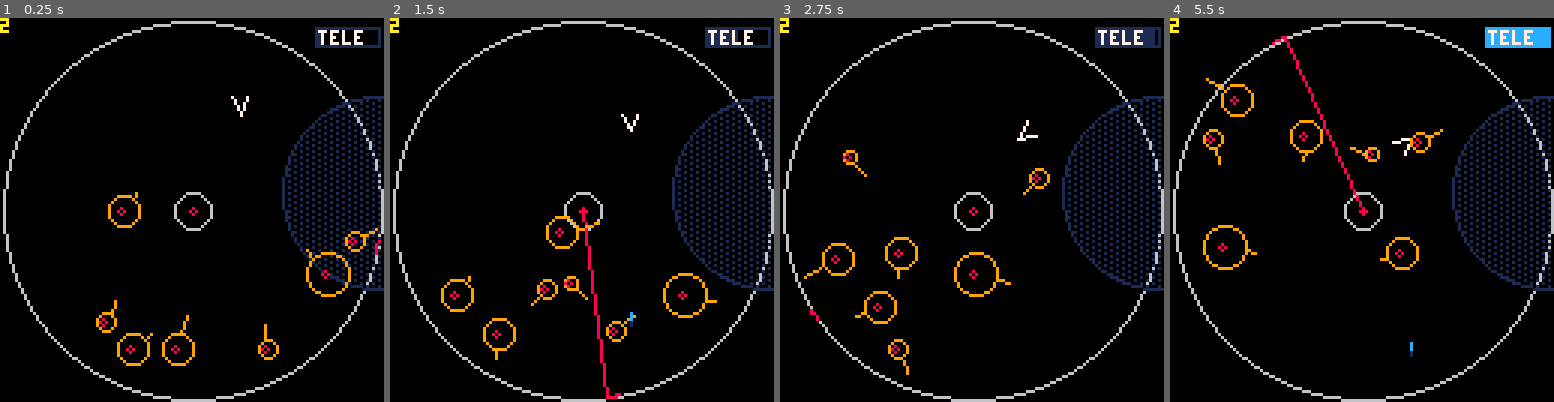
Above: before the commit, frames 1-4 (left to right).
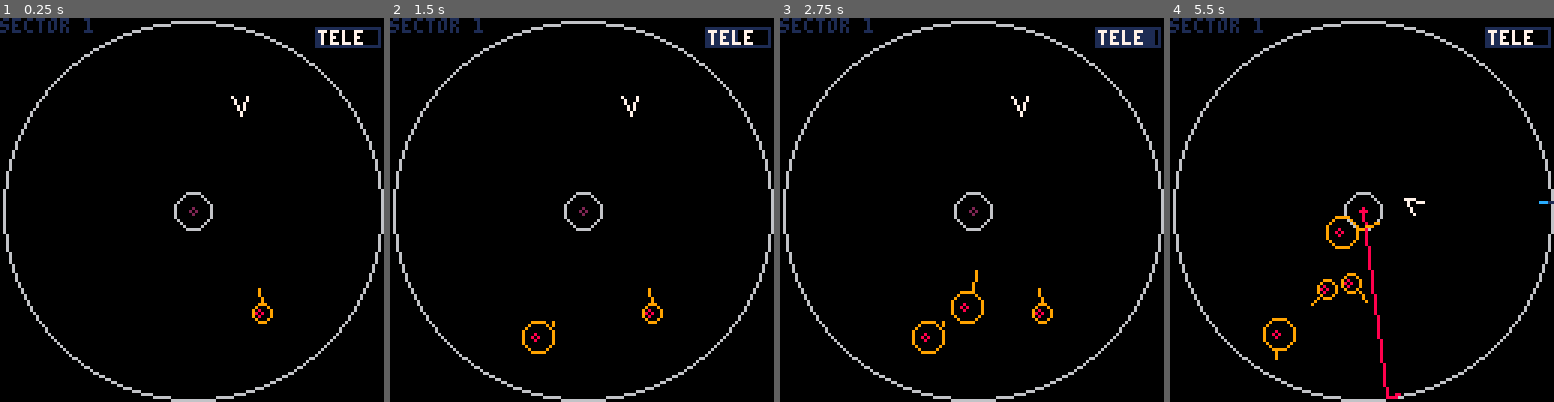
Above: after the commit, the same moments.

Repository: caseylabrack/laser
Game: PICO-8 cartridge laser.p8
Two runs of this game, one before a commit and one after it. Both use one fixed random seed, a clock stepped at 60 frames per second and the inputs below.
Inputs:
- Up to frame 1 (0.25 s): no input
- Up to frame 2 (1.5 s): tap X (X key) at 0.33, 1.07 s; tap O (Z key) at 0.7 s
- Up to frame 3 (2.75 s): hold Right 1.6-2.1 s; tap O (Z key) at 1.7, 2.1, 2.5 s; tap X (X key) at 1.85 s; hold Up 2.15-2.42 s; hold Right from 2.47 s (still down)
- Up to frame 4 (5.5 s): tap O (Z key) every 0.4 s from 2.9 to 5.3 s; tap X (X key) at 2.97, 4.08, 5.2 s; release Right at 3.03 s; hold Left 3.08-3.58 s; hold Down 3.63-3.97 s; hold Right 4.02-4.68 s; hold Up 4.73-5.03 s; hold Left from 5.08 s (still down)

The runs differ from the first frame. In frame 1, 4.9% of the frame differs, in the area x 0-100%, y 0-91%; in frame 2, 5.7%; in frame 3, 5.6%; in frame 4, 7.2%, in the area x 0-100%, y 0-100%.

Commit message:
animated level transition, couple sounds, little art

Diff:
--- a/laser.p8
+++ b/laser.p8
@@ -6,27 +6,45 @@
 
 p = {x=80,y=30,dx=0,dy=0,
 					a=.75,t=.25,rt=.05,r=3,
-					friction=.92,hop=25,charge=0,fullcharge=90}
+					friction=.92,hop=25,charge=0,fullcharge=90,
+					enabled=true,controllable=false,alive=true,
+					thrusting=false}
+ps= {} --player death particles
 lz= {} --lasers
 zs= {} --safe zones
 hs= {} --homing bombs
+as= {} --animations (coroutines)
 b = {x=0,y=0,a=0,r=1,speed=5,enabled=false}
+w = {enabled=false,start=0,duration=100,r=0}
 inner = {x=64,y=64,r=6}
 outer = {x=64,y=64,r=63}
 maxrspeed=2
 minrspeed=.5
-lvl=2
+lvl=1
+lives=3
+passes={}
 log = ""
 isgameover=false
 rs={}
 tick=0
+lvlswitchtick=90
+transitioning=false
+scoreboxes={{0,0},{7,0},{14,0},{21,0}}
 
 function _init()
-lvls[lvl]()
+--lvls[lvl]()
+	local a=cocreate(lvls2[lvl])
+	add(as,a)
 end
 
 function _update()
 tick+=1
+
+-- do animations
+for a in all(as) do
+	if costatus(a)!="dead" then coresume(a)
+	else del(as,a) end
+end
 
 -- laser move
 for l in all(lz) do
@@ -38,7 +56,6 @@
 -- safe zones
 for z in all(zs) do
 	if z.shrinking then
-	--if touching(p,z) then
 		z.t-=.25--z.speed
 		if z.t<2 then
 			z.a=rnd(1)
@@ -61,9 +78,9 @@
 	h.x+=h.dx
 	h.y+=h.dy
 	local a2=atan2(h.x-64,h.y-64)
-	if touching(h,inner) then
-		h.x=inner.x+cos(a2)*(inner.r+1)
-		h.y=inner.y+sin(a2)*(inner.r+1)
+	if dist(h.x,h.y,64,64)<8 then
+		h.x=inner.x+cos(a2)*8
+		h.y=inner.y+sin(a2)*8
 	end
 	if dist(h.x,h.y,64,64)>63 then
 		h.x=64+cos(a2)*63
@@ -73,24 +90,30 @@
 
 --	player move
 p.charge+=1
-if btn(➡️) then p.a=p.a-p.rt end
-if btn(⬅️) then p.a=p.a+p.rt end
-if btn(⬆️) and p.charge>p.fullcharge then
-	p.x+=cos(p.a)*p.hop
-	p.y+=sin(p.a)*p.hop
---	p.dx+=cos(p.a)*6
---	p.dy+=sin(p.a)*6
---	p.lb=t()
-	p.charge=0
-end
-if btn(⬇️) then	p.dx=0 p.dy=0 end
-if btn(🅾️) then
-	p.dx+=cos(p.a)*p.t
-	p.dy+=sin(p.a)*p.t
-end
-if btn(❎) and not b.enabled then
-	b.enabled=true
-	b.x=p.x b.y=p.y b.a=p.a
+if p.controllable and p.alive then
+	if btn(➡️) then p.a=p.a-p.rt end
+	if btn(⬅️) then p.a=p.a+p.rt end
+	if btn(⬆️) and p.charge>p.fullcharge then
+		p.x+=cos(p.a)*p.hop
+		p.y+=sin(p.a)*p.hop
+		p.charge=0
+	end
+	if btn(⬇️) then	p.dx=0 p.dy=0 end
+	if btn(🅾️) then
+		p.dx+=cos(p.a)*p.t
+		p.dy+=sin(p.a)*p.t
+		if not p.thrusting then
+			p.thrusting=true
+			sfx(2)
+		end
+	else
+		sfx(2,-2)
+		p.thrusting=false
+	end
+	if btn(❎) and not b.enabled then
+		b.enabled=true
+		b.x=p.x b.y=p.y b.a=p.a
+	end
 end
 p.x=p.x+p.dx
 p.y=p.y+p.dy
@@ -128,22 +151,27 @@
 end
 
 --laser/player collision
-local d=dist(p.x,p.y,64,64)
-local vulnerable=true
-for z in all(zs) do
-	if touching(p,z) then vulnerable=false break end
-end
-if vulnerable then
-	for l in all(lz) do
-		if touching(p,{x=64+cos(l.a)*d,y=64+sin(l.a)*d,r=0}) then
-			gameover=true
-			_update=function() end
+if p.enabled then
+	local d=dist(p.x,p.y,64,64)
+	local vulnerable=true
+	for z in all(zs) do
+		if touching(p,z) then vulnerable=false break end
+	end
+	if vulnerable then
+		for l in all(lz) do
+			if touching(p,{x=64+cos(l.a)*d,y=64+sin(l.a)*d,r=0}) then
+				p.enabled=false
+				add(ps,{x1=p.x,y1=p.y,x2=p.x+3,y2=p.y+3})
+	--			gameover=true
+	--			_update=function() end
+			end
 		end
 	end
 end
 
 --bouncing around
 for v in all(rs) do
+	if not v.enabled then goto continue end
 	v.x=v.x+v.dx
 	v.y=v.y+v.dy
 	if dist(v.x,v.y,64,64)>63 then
@@ -168,6 +196,7 @@
 		v.dx=cos(def)*mag
 		v.dy=sin(def)*mag
 	end
+	::continue::
 end
 
 --bullet
@@ -205,15 +234,21 @@
 ::donebullet::
 
 --level win
-if #rs==0 and #hs==0 then
-	lvl+=1
+if #rs==0 and #hs==0 and not transitioning then
+	nxtlvl()
+end
+end
+
+function nxtlvl()
+	transitioning=true
 	lz={}
 	zs={}
 	hs={}
-	p.x=64 p.y=30
-	if lvls[lvl] then lvls[lvl]() end
-end
-
+	add(passes,true)
+	p.controllable=false
+	lvl+=1
+	local a=cocreate(lvls2[lvl])
+	add(as,a)
 end
 
 function _draw()
@@ -228,7 +263,7 @@
 
 --homing bombs
 for h in all(hs) do
-	spr(tick%2+3,h.x-4,h.y-4)
+	spr((flr(tick%8)/4)+13,h.x-4,h.y-4)
 end
 
 --safe zone
@@ -262,23 +297,29 @@
 --player
 --circfill(p.x,p.y,p.r,14)
 --line(p.x,p.y,p.x+cos(p.a)*6,p.y+sin(p.a)*6)
-local m={x=p.x+cos(p.a)*2,y=p.y+sin(p.a)*2}
-local prow=.075
-local len=6
-local aft=len-2
-if btn(🅾️) then
-line(m.x-cos(p.a-prow)*aft,
-					m.y-sin(p.a-prow)*aft,
-					m.x-cos(p.a)*(aft+1),
-					m.y-sin(p.a)*(aft+1),12)
-line(m.x-cos(p.a+prow)*aft,
-					m.y-sin(p.a+prow)*aft,
-					m.x-cos(p.a)*(aft+1),
-					m.y-sin(p.a)*(aft+1),12)
-end
-line(m.x,m.y,m.x-cos(p.a-prow)*len,m.y-sin(p.a-prow)*len,7)
-line(m.x,m.y,m.x-cos(p.a+prow)*len,m.y-sin(p.a+prow)*len,7)
+if p.enabled then
+	local m={x=p.x+cos(p.a)*2,y=p.y+sin(p.a)*2}
+	local prow=.075
+	local len=6
+	local aft=len-2
+	if btn(🅾️) then
+	line(m.x-cos(p.a-prow)*aft,
+						m.y-sin(p.a-prow)*aft,
+						m.x-cos(p.a)*(aft+1),
+						m.y-sin(p.a)*(aft+1),12)
+	line(m.x-cos(p.a+prow)*aft,
+						m.y-sin(p.a+prow)*aft,
+						m.x-cos(p.a)*(aft+1),
+						m.y-sin(p.a)*(aft+1),12)
+	end
+	line(m.x,m.y,m.x-cos(p.a-prow)*len,m.y-sin(p.a-prow)*len,7)
+	line(m.x,m.y,m.x-cos(p.a+prow)*len,m.y-sin(p.a+prow)*len,7)
 --circfill(m.x-cos(p.a)*2,m.y-sin(p.a)*2,1,7)
+else
+	for p2 in all(ps) do
+		line(p2.x1,p2.y1,p2.x2,p2.y2,7)
+	end
+end
 
 -- roids
 for v in all(rs) do
@@ -302,6 +343,11 @@
 	line(b.x,b.y,b.x+dx*2,b.y+dy*2,12)
 end
 
+if w.enabled then
+	circfill(64,64,w.r,0)
+	circ(64,64,w.r,6)
+end
+
 --hop countdown
 local f=12
 --local rekt={x=105,y=}
@@ -312,8 +358,18 @@
 rectfill(105,3,105+(126-105)*pct,9,f)
 print("tele",106,4,7)
 
+print("sector "..lvl,0,0,1)
+
+--score
+--for k,v in pairs(passes) do
+--	local sprite=11
+--	if v then sprite=10	end
+--	spr(sprite,scoreboxes[k][1],scoreboxes[k][2])
+--end
+
+
 print(log)
-print(lvl,0,0,10)
+--print(lvl,0,0,10)
 
 --if gameover then
 ----	local l=print("gameover",-10,0)
@@ -340,16 +396,19 @@
 --levels
 lvls={}
 lvls[1]=function()
-	for i=1,4 do spawnroid() end
+--	for i=1,4 do spawnroid() end
+	spawnroid()
 	add(lz,{a=0,x=0,y=0,speed=.005})
 end
 lvls[2]=function()
-	for i=1,7 do spawnroid() end
+--	for i=1,7 do spawnroid() end
+	spawnroid()
 	spawnzone()
 	add(lz,{a=0,x=0,y=0,speed=.005})
 end
 lvls[3]=function()
-	for i=1,4 do spawnroid() end
+--	for i=1,4 do spawnroid() end
+	spawnroid()
 	add(lz,{a=.5,x=0,y=0,speed=.005})
 	add(lz,{a=0,x=0,y=0,speed=.005})
 end
@@ -404,17 +463,109 @@
 		y=64+sin(a)*d,
 		r=3+rnd(8-3),
 		dx=dx,
-		dy=dy
+		dy=dy,
+		enabled=false
 --			dx=rnd(2)-1,
 --			dy=rnd(2)-1
 	})
-end
-…(9 lines of a section not shown)…
+	sfx(1)
+end
+-->8
+--modes
+function startlvl()
+
+end
+
+function nextlvl(start)
+	w.enabled=true
+	printh(start)
+	local t=0
+	while t<=1 do
+		t=(tick-start)/30
+		w.r=inner.r+(outer.r-inner.r)*t
+		printh("t is"..t)
+		yield()
+	end
+	w.enabled=false
+	lvl+=1
+	lz={}
+	zs={}
+	hs={}
+	p.x=64 p.y=30
+	if lvls[lvl] then lvls[lvl]() end
+	add(passes,true)
+	transitioning=false
+	return
+end
+
+lvls2={}
+lvls2[1]=function()
+	local tickcount=0
+	local roids=0
+	while roids<4 do
+		if tickcount<=0 then
+			spawnroid()
+			tickcount=30
+			roids+=1
+		end
+		tickcount-=1
+		yield()
+	end
+	while tickcount>0 do tickcount-=1 yield() end
+	add(lz,{a=0,x=0,y=0,speed=.005})
+	for r in all(rs) do r.enabled=true end
+	p.controllable=true
+	return
+end
+lvls2[2]=function()
+	local tickcount=0
+	local roids=0
+	while roids<7 do
+		if tickcount<=0 then
+			spawnroid()
+			tickcount=30
+			roids+=1
+		end
+		tickcount-=1
+		yield()
+	end
+	add(lz,{a=0,x=0,y=0,speed=.005})
+	for r in all(rs) do r.enabled=true end
+	p.controllable=true
+	return
+end
+…(35 lines of a section not shown)…
Not shown, changed: 33 lines of the sprite sheet (__gfx__) section of laser.p8
Not shown, changed: the sound effects (__sfx__) section of laser.p8
